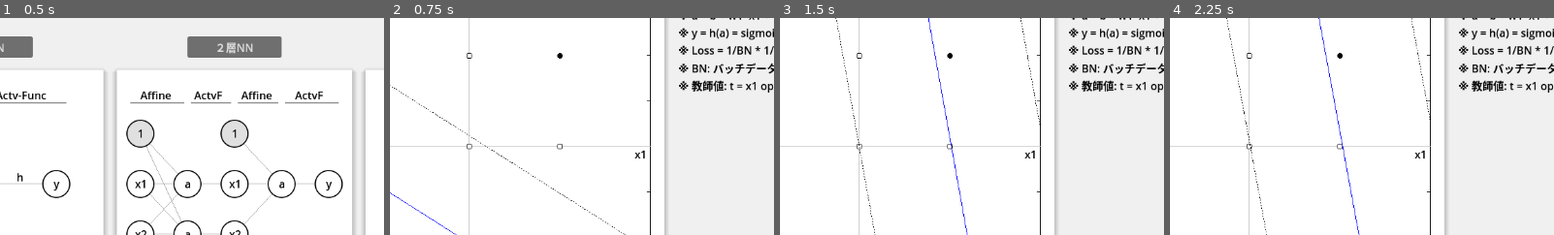
Above: before the commit, frames 1-4 (left to right).
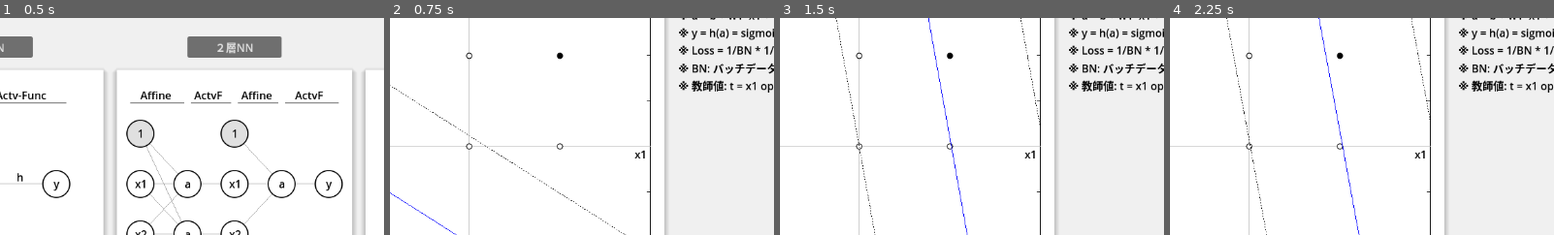
Above: after the commit, the same moments.

Repository: vivisuke/VisualFCL
Game: Godot game, scene res://top_scene.tscn
The game is run twice, just before and just after one commit, with the same random seed, the same clock (stepped at 60 frames per second) and the same inputs.
Inputs:
- Up to frame 1 (0.5 s): no input
- Up to frame 2 (0.75 s): click "単層NN" at 0.5 s
- Up to frame 3 (1.5 s): click "Init" at 1.25 s
- Up to frame 4 (2.25 s): click "Train 1 Step" at 2 s
The pictures show only the part of the screen within x 19-68%, y 19-69%; the shares and areas given below are measured in that part.

Frame 1 is identical in both runs. In frame 2, less than 0.1% of the frame differs, in the area x 19-46%, y 15-61%; in frame 3, less than 0.1%; in frame 4, less than 0.1%.

Commit message:
0065 ◎ C 06/21 06/21 0.003│ToDo│白抜き円：アンチエイリアス

Diff:
--- a/VisualFCL/scripts/GraphRect.gd
+++ b/VisualFCL/scripts/GraphRect.gd
@@ -120,7 +120,7 @@
 		draw_circle(posToScreenPos(pos), DOT_RADIUS, Color.BLACK)
 	else:
 		draw_circle(posToScreenPos(pos), DOT_RADIUS, Color.WHITE)
-		draw_arc(posToScreenPos(pos), DOT_RADIUS, 0.0, 2*PI, 128, Color.BLACK)
+	draw_arc(posToScreenPos(pos), DOT_RADIUS, 0.0, 2*PI, 128, Color.BLACK, 0.5, true)
 func plot_boolean_sub(pos:Vector2):
 	var b = 0
 	if ope == OP_AND: b = 1.0 if pos.x != 0 && pos.y != 0.0 else 0.0		# AND
Not shown, changed: VisualFCL.spr
